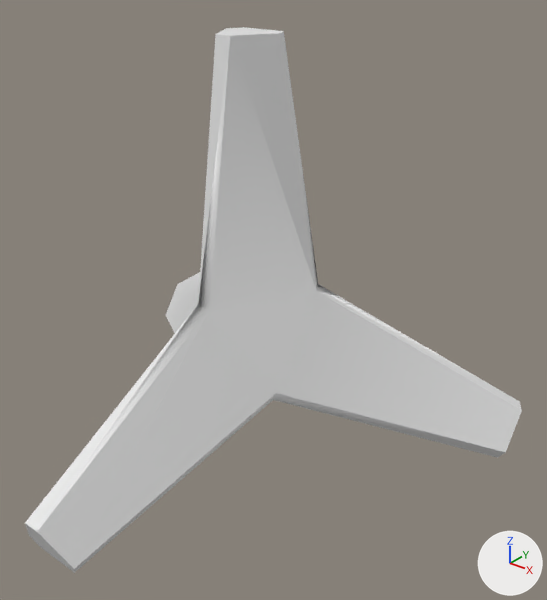
An edit to the OBJ model modules/hologram/models/betonovyJezek.obj, drawn before and after from the same camera.
The view is the same before and after, from a camera (50 mm lens) standing at (0.696, -0.813, 0.563) and looking at (0.085, -0.049, 0.089). The lights are fixed; the arrows at lower right show +X, +Y and +Z. Where no turn or scale is listed for an object, it has been applied to the vertices.

The first picture shows 'skpA485'.
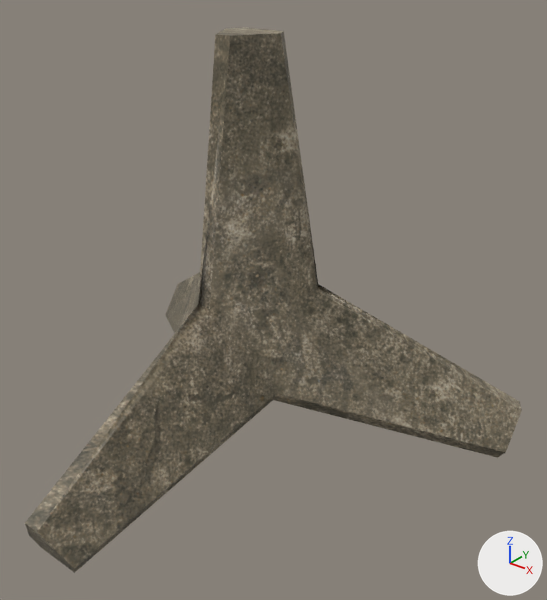
Pixel boxes (x1, y1, x2, y2) of what changed, in the pictures (547 x 600 px):
'skpA485', recoloured (grey to brown)
    both: (25, 27, 522, 573)

The change in detail:
Picture 'betonovyJezek.png' (img_betonovyjezek_png) is new.
Material '<auto>' (mat_auto) is new.
Its texture is img_betonovyjezek_png.
Its roughness is 0.526.
me_skpa485 has 36 vertices, 84 faces and spans x -0.379..0.379, y -0.43..0.246, z -0.187..0.443.
me_skpa485 now uses material mat_auto (picture img_betonovyjezek_png).
